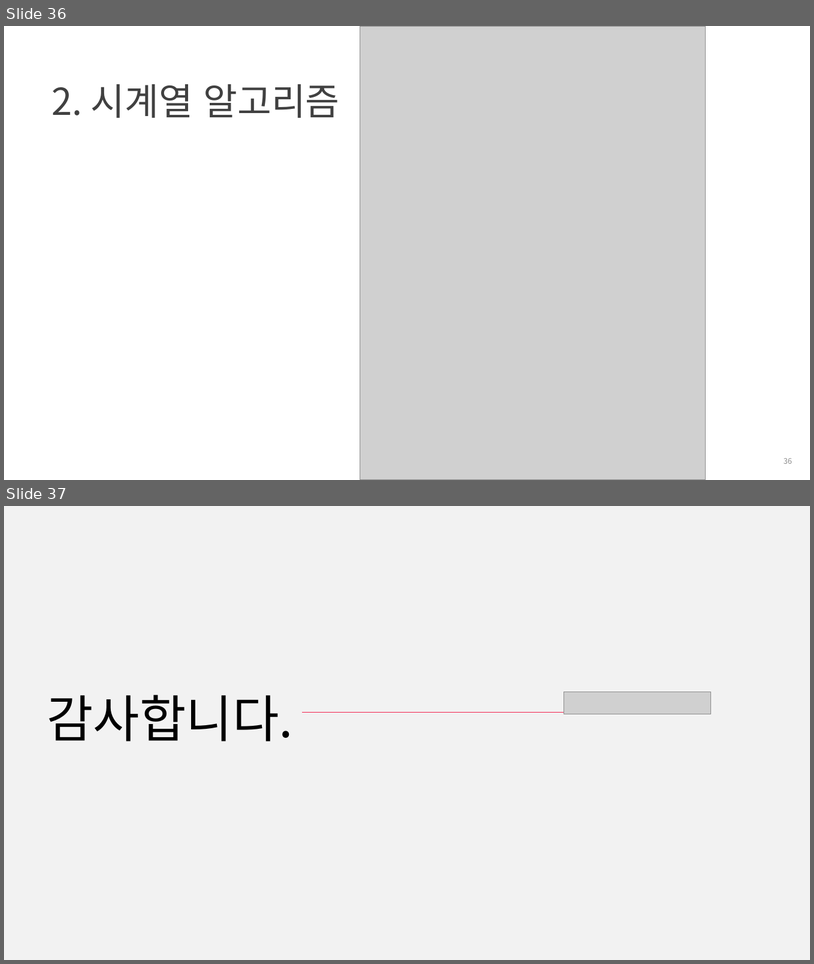
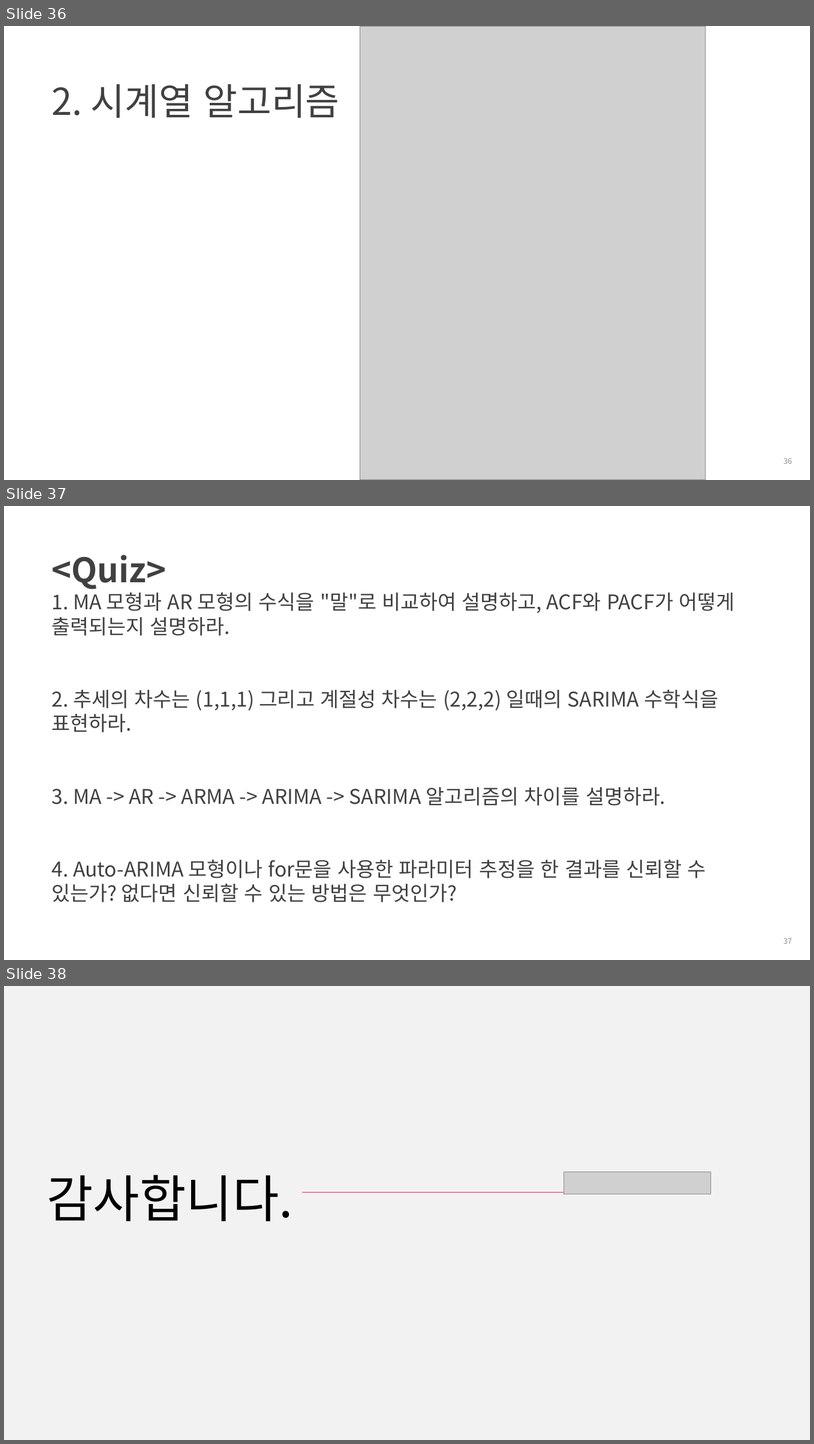
Before and after one commit to heycwkim/TimeSeriesAnalysis, a slide deck: Shared/[FastCampus] 7주차_강의자료_김경원박사.pptx. Shown one above the other, each under a label of ours: slides 36 and 37 before the commit, slides 36, 37 and 38 after it. The pictures are 814x964 and 814x1444 pixels, drawn with LibreOffice and Linux fonts; fonts in the diff are those of the drawing; grey boxes stand for pictures; background and template pictures are left out. Boxes give left, top, right and bottom in pixels: in the first picture for what was removed or moved away, otherwise in the second. Text is boxed around its words. In the diff, an @@ line names an element or a change of style, - is before the commit and + after.

```diff
--- a/Shared/[FastCampus] 7주차_강의자료_김경원박사.pptx
+++ b/Shared/[FastCampus] 7주차_강의자료_김경원박사.pptx
@@ slide 37 added at (x1=4, y1=506, x2=810, y2=960), background #FFFFFF @@
@@ title added at (x1=51, y1=555, x2=735, y2=902), 24 pt, text #404040 @@
+<Quiz>
+1. MA 모형과 AR 모형의 수식을 "말"로 비교하여 설명하고, ACF와 PACF가 어떻게 출력되는지 설명하라.
+2. 추세의 차수는 (1,1,1) 그리고 계절성 차수는 (2,2,2) 일때의 SARIMA 수학식을 표현하라.
+3. MA -> AR -> ARMA -> ARIMA -> SARIMA 알고리즘의 차이를 설명하라.
+4. Auto-ARIMA 모형이나 for문을 사용한 파라미터 추정을 한 결과를 신뢰할 수 있는가? 없다면 신뢰할 수 있는 방법은 무엇인가?
@@ page number added at (x1=784, y1=937, x2=792, y2=943), 9 pt, text #8C8C8C @@
+37
@@ what was slide 37 is now slide 38 @@
```
Also in this commit, not shown: 9 other files.
